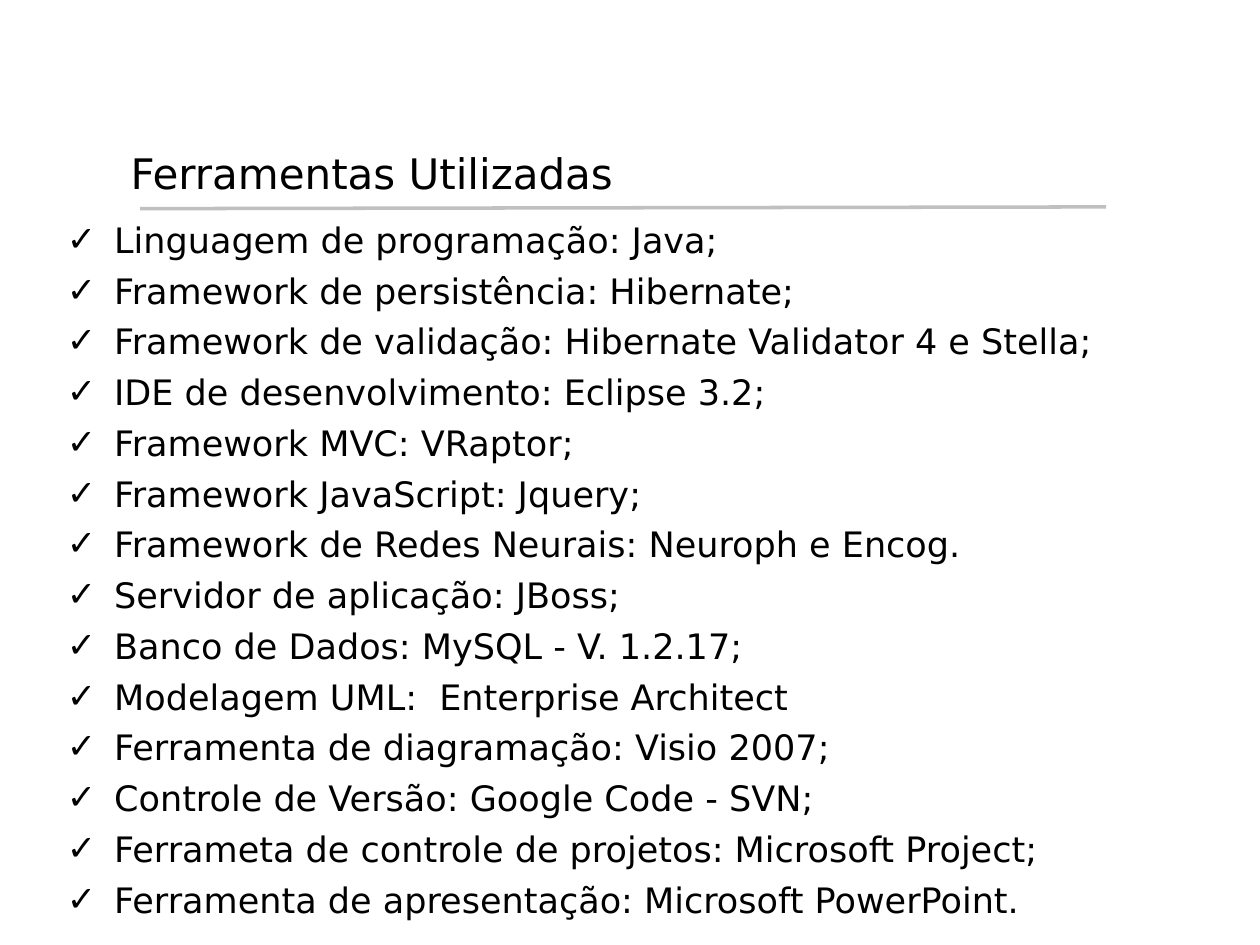
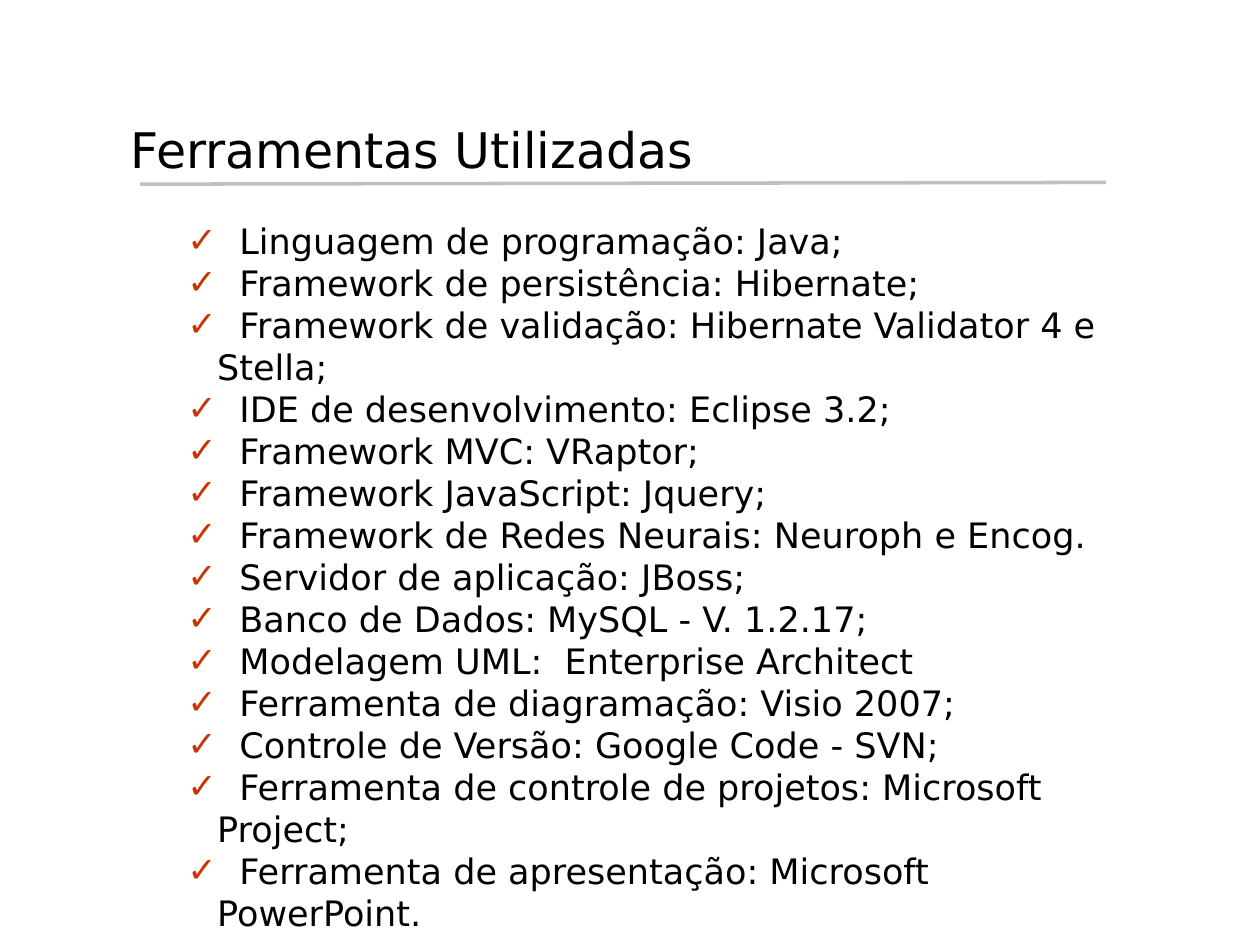
Before and after one commit to rcabral/creditanalyst, a slide deck: slide 19 of Apresentacao_Hermes/Apresentacao_Hermes.ppt. Drawn at 1260x945 pixels with LibreOffice and Linux fonts; fonts in the diff are those of the drawing; background and template pictures are left out. Boxes give left, top, right and bottom in pixels: in the first picture for what was removed or moved away, otherwise in the second. Text is boxed around its words. In the diff, an @@ line names an element or a change of style, - is before the commit and + after.

```diff
--- a/Apresentacao_Hermes/Apresentacao_Hermes.ppt
+++ b/Apresentacao_Hermes/Apresentacao_Hermes.ppt
@@ title "Ferramentas Utilizadas" moved from (x1=131, y1=157, x2=613, y2=190) to (x1=131, y1=130, x2=693, y2=169) @@
@@ title "Ferramentas Utilizadas" at (x1=131, y1=130, x2=693, y2=169): size 24 to 28 pt @@
@@ line moved from (140, 209) - (1106, 207) to (140, 184) - (1106, 183) @@
@@ text "Linguagem de programação: Java;" moved from (x1=114, y1=225, x2=1091, y2=921) to (x1=217, y1=226, x2=1096, y2=850) @@
@@ text at (x1=217, y1=226, x2=1096, y2=766): indent changed; less space between paragraphs; bullet colour #000000 to #CC3300 @@
@@ text at (x1=217, y1=773, x2=1041, y2=850): text changed @@
-✓ Ferrameta de controle de projetos: Microsoft Project;
+✓ Ferramenta de controle de projetos: Microsoft Project;
```
Also in this commit, not shown: 18 other slides changed.
